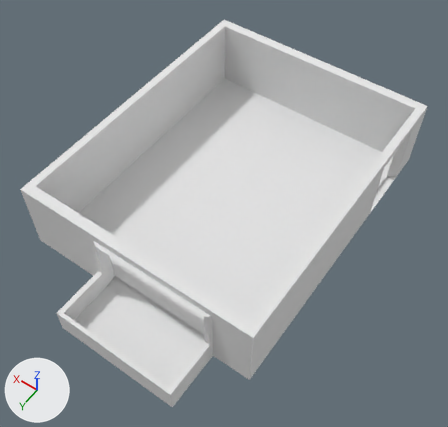
What one commit did to the Blender file GGJ2019/Assets/3D/habitacion1.blend.
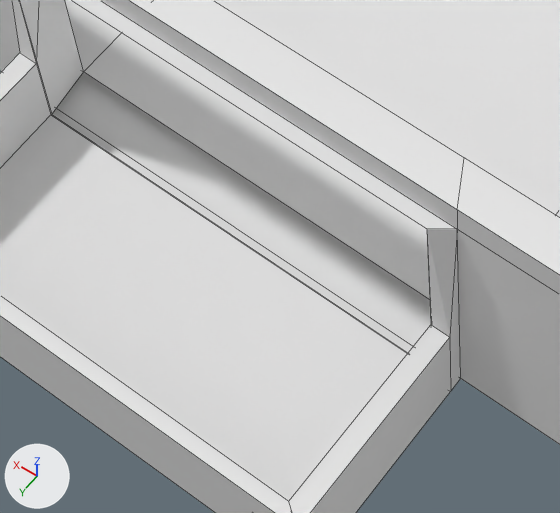
The first picture shows the older version from a camera (50 mm lens) standing at (-14.8, 21.91, 31.1) and looking at (-0.95, 2.52, 0.62). The close-ups show both versions on the part from 21% to 53% of the width and 60% to 92% of the height of that picture; other places that the commit changed are outside them. Arrows for +X, +Y and +Z are at lower left; the lights stay in place. The close-ups show mesh edges as thin lines.
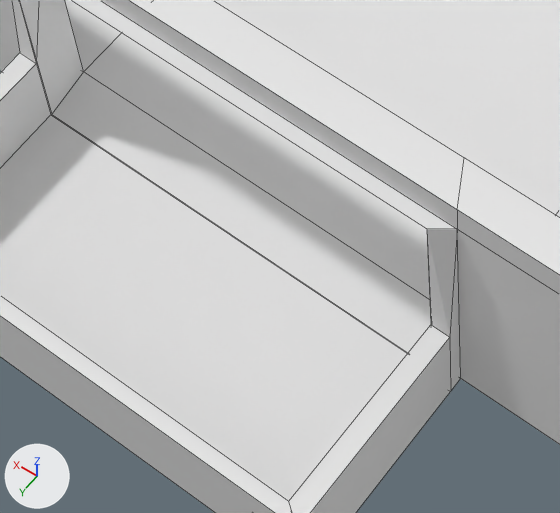
Location of each change, (x1, y1, x2, y2) in pixels of the close-ups (560 x 513 px):
part 1 of me_cube, added
    after: (52, 72, 431, 353)

The change, as a diff of the scene's bpy script:
```diff
--- a/GGJ2019/Assets/3D/habitacion1.blend.py
+++ b/GGJ2019/Assets/3D/habitacion1.blend.py
@@ me_cube @@
 me_cube.from_pydata(...)  # 112 vertices, 112 faces; spans x -8.0..8.0, y -10.0..13.6, z -1.0..4.0
 # used by ob_cube; location = (0.0, 0.0, 0.0); delta_rotation_euler = (0.0, -0.00175, 0.0)
 # verts and faces of me_cube; kept vertices keep their numbers, new ones are numbered from 112
 # before: 64 (2.3, 9.3, -0.8) at pixel (83, 71), 82 (-5.2, 9.3, -0.8), 100 (2.1, 10.2, -0.7) at pixel (51, 114), 101 (-5.2, 10.2, -0.7)
+# me_cube part 1
+faces += [(64, 82, 101, 100)]
 me_cube.materials.append(mat_material)
```
